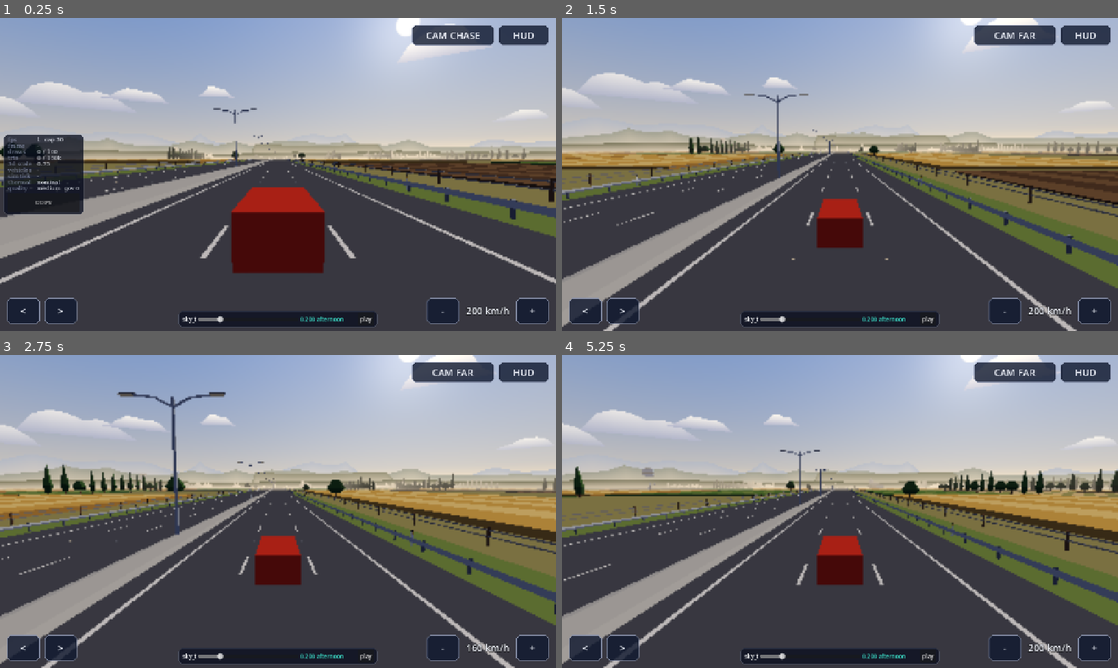
Above: before the commit, frames 1-4 (two rows, left to right).
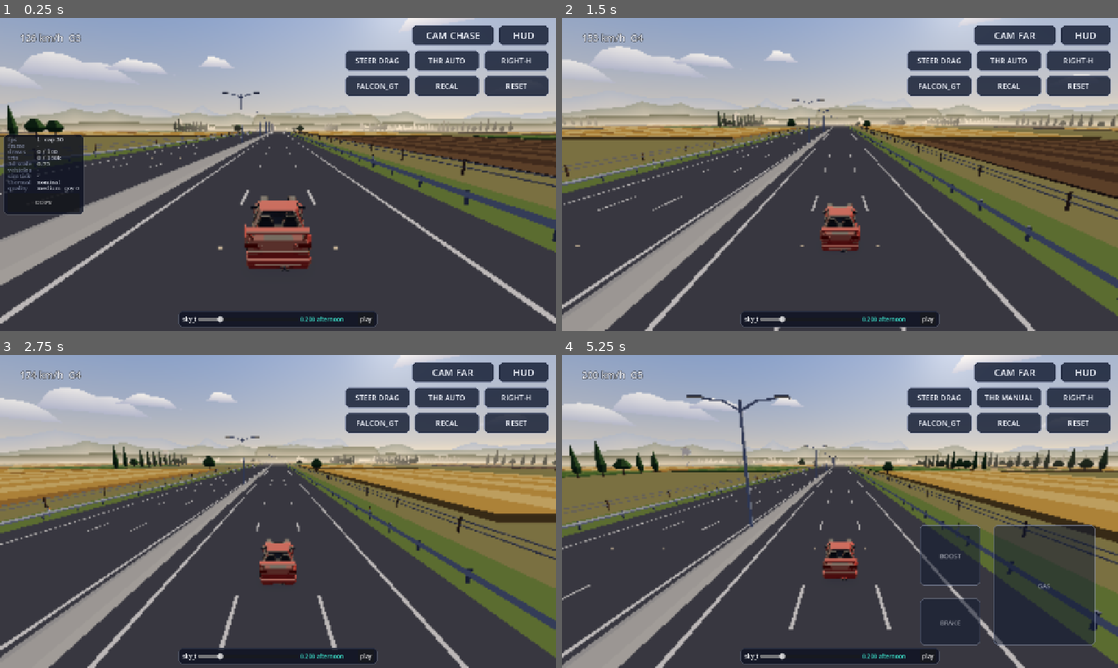
Above: after the commit, the same moments.

Repository: b3vet/westbound
Game: Godot game, scene res://src/dev/car_drive.tscn
Two runs of this game, one before a commit and one after it. Both use one fixed random seed, a clock stepped at 60 frames per second and the inputs below. Before the commit the project starts from res://src/dev/road_drive.tscn.
Inputs (mouse positions are in pixels of both pictures, inside the frame that each line leads up to):
- Up to frame 1 (0.25 s): no input
- Up to frame 2 (1.5 s): click "CAM CHASE" at 0.5 s; click "HUD" at 1.25 s
- Up to frame 3 (2.75 s): click (444, 649) at 2 s, where only the run before the commit has a clickable "-"
- Up to frame 4 (5.25 s): click (940, 398) at 2.75 s, where only the run after the commit has a clickable "STEER DRAG"; click (940, 398) at 3.5 s, where only the run after the commit has a clickable "STEER GYRO N/A"; click (1095, 649) at 4.25 s, where only the run before the commit has a clickable "+"; click (1006, 398) at 5 s, where only the run after the commit has a clickable "THR AUTO"

The runs differ from the first frame. In frame 1, 38% of the frame differs, in the area x 0-100%, y 0-98%; in frame 2, 41%; in frame 3, 41%, in the area x 0-100%, y 0-100%; in frame 4, 41%.

Commit message:
M2 build: physics car drive scene (car + input + overlay + camera rig); runner fails tests on engine errors
- src/dev/car_drive.tscn: PlayerCar driven by PlayerInput/PlayerController,
  ControlsOverlay, CameraRig, full world stack; dev buttons for camera, HUD,
  steering (drag/gyro, arms the web motion permission), throttle mode,
  mirror, car cycle, gyro recalibration, reset; rich DevStats for COPY
- main scene is the M2 drive scene; road_drive stays for soak runs
- DriveControls: generic per-corner button rows
- tests/run_all.gd: an OS logger fails any test that logs an engine error,
  push_error or script runtime error (they used to abort silently and pass);
  WBTest.expect_errors(n) for deliberate errors
- docs/playtests/M2.md checklist; plan status

Co-Authored-By: Claude Opus 5.5 <noreply@anthropic.com>
Claude-Session: https://claude.ai/code/session_01TcMqR19wW8umBNNS6QLcPv

Diff:
--- a/project.godot
+++ b/project.godot
@@ -7,7 +7,7 @@
 
 config/name="Westbound"
 config/description="Chase the sun. Cut through traffic."
-run/main_scene="res://src/dev/road_drive.tscn"
+run/main_scene="res://src/dev/car_drive.tscn"
 config/features=PackedStringArray("4.7", "Mobile")
 run/max_fps=60
 config/icon="res://icon.svg"
--- /dev/null
+++ b/src/dev/car_drive.gd
@@ -0,0 +1,249 @@
+extends Node3D
+## M2 integration scene: drive the real car (plan Phase 2, Gate M2; spec M2
+## "the drag and gyro layouts both feel precise on device"). Dev-only, replaced
+## by the real run loop in Phase 4.
+##
+## World stack as in the M1 drive scene (ProceduralRoadPath, FloatingOrigin,
+## RoadBuilder, Roadside, BiomeDirector, SkyRig) plus the physics PlayerCar driven
+## by PlayerInput through a PlayerController, the ControlsOverlay and the CameraRig.
+## No traffic, collisions or scoring yet: leaving the carriageway resets the car.
+##
+## Dev buttons (DriveControls), top-right: CAM, HUD; STEER (drag/gyro),
+## THROTTLE (auto/manual), MIRROR; CAR, RECAL (gyro neutral), RESET.
+## Keys: A/D steer, W gas (manual), S brake, Shift boost, C camera, backtick HUD.
+
+const CAR_PATHS: Array[String] = [
+	"res://data/cars/falcon_gt.tres",
+	"res://data/cars/night_viper.tres",
+	"res://data/cars/brute_v8.tres",
+]
+const START_LANE := 1
+const START_SPEED_KMH := 120.0
+## Dev scene sizes (canvas px).
+const LAYOUT_BUTTON := Vector2(150.0, 48.0)
+const CAM_BUTTON := Vector2(190.0, 48.0)
+const FORGET_EVERY_M := 500.0
+
+@export var run_seed: int = 20260928
+
+var _tuning: Tuning
+var _ctx: RunContext
+var _road: ProceduralRoadPath
+var _origin: FloatingOrigin
+var _director: BiomeDirector
+var _builder: RoadBuilder
+var _roadside: Roadside
+var _sky: SkyRig
+var _hub: PlayerInput
+var _rig: CameraRig
+var _car: PlayerCar
+var _controls: DriveControls
+var _car_index: int = 0
+var _params_cache: Dictionary = {}
+var _next_forget_s: float = 0.0
+var _resets: int = 0
+
+var _cam_button: Button
+var _steer_button: Button
+var _throttle_button: Button
+var _mirror_button: Button
+var _car_button: Button
+var _speed_label: Label
+
+
+func _ready() -> void:
+	# After the car (0), before the camera rig (100): follow the car's new position.
+	process_physics_priority = 50
+	_tuning = Tuning.load_default()
+	_ctx = RunContext.new(run_seed)
+	_road = ProceduralRoadPath.new(_ctx)
+
+	_origin = FloatingOrigin.new()
+	_origin.name = "FloatingOrigin"
+	add_child(_origin)
+	_origin.setup(_tuning.road.floating_origin_shift_km)
+
+	_director = BiomeDirector.new()
+	_director.name = "BiomeDirector"
+	add_child(_director)
+	_builder = RoadBuilder.new()
+	_builder.name = "RoadBuilder"
+	_builder.biome_director = _director
+	add_child(_builder)
+	_roadside = Roadside.new()
+	_roadside.name = "Roadside"
+	_roadside.biome_director = _director
+	add_child(_roadside)
+
+	_sky = $Sky
+	_hub = $PlayerInput
+	_rig = $CameraRig
+	_hub.camera_cycle_requested.connect(_rig.cycle_mode)
+	Events.camera_mode_changed.connect(func(_m: StringName) -> void: _refresh_buttons())
+	Events.settings_changed.connect(func(_k: StringName) -> void: _refresh_buttons())
+
+	_road.ensure_generated_to(_view_ahead(0.0))
+	var smp := _road.sample(0.0)
+	_origin.update_focus(smp.pos_x, smp.pos_y, smp.pos_z)
+	_director.setup(_ctx, _road, _origin)
+	_builder.setup(_ctx, _road, _origin)
+	_roadside.setup(_ctx, _road, _origin)
+	_sky.setup(_ctx, _road, _origin)
+	_builder.build_all_now(0.0)
+
+	_spawn_car(0, 0.0)
+	_build_controls()
+
+	if Game.can_change_to(Game.COUNTDOWN):
+		Game.change_state(Game.COUNTDOWN)
+	if Game.can_change_to(Game.RUNNING):
+		Game.change_state(Game.RUNNING)
+
+
+func _physics_process(_delta: float) -> void:
+	var st := _car.state
+	_road.ensure_generated_to(_view_ahead(st.s))
+	if st.s >= _next_forget_s:
+		_road.forget_before(st.s - _roadside.reach_behind_m() - _tuning.road.chunk_length_m)
+		_next_forget_s = st.s + FORGET_EVERY_M
+	var smp := _car.road_sample()
+	_origin.update_focus(smp.pos_x, smp.pos_y, smp.pos_z)
+	# No collisions until Phase 4: leaving the carriageway puts the car back.
+	if st.d < _road.median_barrier_d(st.s) or st.d > _road.guardrail_d(st.s):
+		_reset_car(st.v * 0.5)
+
+
+func _process(_delta: float) -> void:
+	var st := _car.state
+	_director.update_view(st.s)
+	_builder.update_view(st.s)
+	_roadside.update_view(st.s)
+	_sky.update_view(st.s)
+	var kmh := st.v * 3.6
+	DriveControls.set_text(_speed_label, "%d km/h  G%d" % [roundi(kmh), st.gear])
+	DevStats.report(&"car", _car.car.id)
+	DevStats.report(&"speed_kmh", roundi(kmh))
+	DevStats.report(&"gear", st.gear)
+	DevStats.report(&"rpm", roundi(st.rpm))
+	DevStats.report(&"s_m", roundi(st.s))
+	DevStats.report(&"d_m", snappedf(st.d, 0.01))
+	DevStats.report(&"lane", _road.lane_index_at(st.d, st.s))
+	DevStats.report(&"yaw_deg", snappedf(rad_to_deg(st.yaw), 0.1))
+	DevStats.report(&"lat_g", snappedf(st.accel_lat / 9.81, 0.01))
+	DevStats.report(&"in_steer", snappedf(_car.input.steer, 0.01))
+	DevStats.report(&"in_throttle", snappedf(_car.input.throttle, 0.01))
+	DevStats.report(&"in_brake", snappedf(_car.input.brake, 0.01))
+	DevStats.report(&"boost", snappedf(st.boost_meter, 0.01))
+	DevStats.report(&"layout", "%s/%s%s" % [_hub.effective_steering, _hub.throttle_mode,
+		" mirrored" if _hub.left_handed else ""])
+	DevStats.report(&"camera", _rig.mode)
+	DevStats.report(&"sky_t", snappedf(_sky.sky_t, 0.001))
+	DevStats.report(&"resets", _resets)
+	DevStats.report(&"seed", run_seed)
+
+
+## Snap hook (tools/snap.sh): --s=, --sky_t=, --car=0..2, --cam=, --speed_kmh=.
+func snap_setup(args: Dictionary) -> void:
+	if args.has("sky_t"):
+		_sky.sky_t = float(args["sky_t"])
+	if args.has("car"):
+		_car_index = int(args["car"]) % CAR_PATHS.size()
+	var s := float(args.get("s", 0.0))
+	var v := Units.kmh_to_mps(float(args.get("speed_kmh", START_SPEED_KMH)))
+	_road.ensure_generated_to(_view_ahead(s))
+	var smp := _road.sample(s)
+	_origin.update_focus(smp.pos_x, smp.pos_y, smp.pos_z)
+	_builder.build_all_now(s)
+	_spawn_car(_car_index, s, v)
+	if args.has("cam"):
+		_rig.set_mode(StringName(str(args["cam"])))
+	_rig.snap_to_target()
+
+
+func _spawn_car(index: int, s: float, v_mps: float = -1.0) -> void:
+	var car_def: CarDef = load(CAR_PATHS[index])
+	if not _params_cache.has(index):
+		_params_cache[index] = VehicleParams.build(_tuning, car_def)
+	if _car != null:
+		remove_child(_car)
+		_car.queue_free()
+	_car = (load("res://src/vehicle/player_car.tscn") as PackedScene).instantiate()
+	_car.name = "PlayerCar"
+	add_child(_car)
+	_car.setup(_ctx, _road, _origin, car_def, _params_cache[index])
+	_car.controller = PlayerController.new(_hub)
+	var v := v_mps if v_mps >= 0.0 else Units.kmh_to_mps(START_SPEED_KMH)
+	_car.place_at(s, _road.lane_center_d(START_LANE, s), v)
+	_rig.set_target(_car, _car.state, _car.params.top_speed_mps)
+	_rig.snap_to_target()
+
+
+func _reset_car(v_mps: float) -> void:
+	_resets += 1
+	var s := _car.state.s
+	var lane := clampi(_road.lane_index_at(_car.state.d, s), 0, _road.lane_count(s) - 1)
+	if lane < 0:
+		lane = START_LANE
+	_car.place_at(s, _road.lane_center_d(lane, s), maxf(v_mps, 0.0))
+	_rig.snap_to_target()
+
+
+func _view_ahead(s: float) -> float:
+	return s + _builder.view_distance_m() + _tuning.road.chunk_length_m * 2.0
+
+
+# ---------------------------------------------------------------- Dev buttons
+
+func _build_controls() -> void:
+	_controls = DriveControls.new()
+	_controls.name = "DriveControls"
+	var top_right := DriveControls.Corner.TOP_RIGHT
+	_cam_button = _controls.add_button(top_right, 0, "CAM", CAM_BUTTON, _hub.request_camera_cycle)
+	_controls.add_button(top_right, 0, "HUD", DriveControls.WIDE, Callable($DevHud, &"toggle"))
+	_steer_button = _controls.add_button(top_right, 1, "STEER", LAYOUT_BUTTON, _toggle_steering, true)
+	_throttle_button = _controls.add_button(top_right, 1, "THR", LAYOUT_BUTTON, _toggle_throttle, true)
+	_mirror_button = _controls.add_button(top_right, 1, "MIRROR", LAYOUT_BUTTON, _toggle_mirror, true)
+	_car_button = _controls.add_button(top_right, 2, "CAR", LAYOUT_BUTTON, _next_car, true)
+	_controls.add_button(top_right, 2, "RECAL", LAYOUT_BUTTON, _hub.recalibrate_gyro, true)
+	_controls.add_button(top_right, 2, "RESET", LAYOUT_BUTTON, func() -> void: _reset_car(_car.state.v), true)
+	_speed_label = _controls.add_label(DriveControls.Corner.TOP_LEFT, 0, 200.0)
+	add_child(_controls)
+	_refresh_buttons()
+
+
+func _toggle_steering() -> void:
+	var gyro: bool = Settings.get_value(&"steering_mode") != &"gyro"
+	Settings.set_value(&"steering_mode", &"gyro" if gyro else &"drag")
+	if gyro:
+		# Web: arms the one-shot motion-permission request on the next tap (iOS Safari).
+		_hub.gyro.source.activate()
+		_hub.recalibrate_gyro()
+
+
+func _toggle_throttle() -> void:
+	var manual: bool = Settings.get_value(&"throttle_mode") != &"manual"
+	Settings.set_value(&"throttle_mode", &"manual" if manual else &"auto")
+
+
+func _toggle_mirror() -> void:
+	Settings.set_value(&"left_handed", not bool(Settings.get_value(&"left_handed")))
+
+
+func _next_car() -> void:
+	_car_index = (_car_index + 1) % CAR_PATHS.size()
+	var st := _car.state
+	_spawn_car(_car_index, st.s, st.v)
+	_refresh_buttons()
+
+
+func _refresh_buttons() -> void:
+	if _controls == null:
+		return
+	DriveControls.set_text(_cam_button, "CAM %s" % String(_rig.mode).to_upper())
+	var steering := String(_hub.effective_steering).to_upper()
+	if Settings.get_value(&"steering_mode") == &"gyro" and _hub.effective_steering != &"gyro":
+		steering = "GYRO N/A"
+	DriveControls.set_text(_steer_button, "STEER %s" % steering)
+	DriveControls.set_text(_throttle_button, "THR %s" % String(Settings.get_value(&"throttle_mode")).to_upper())
+	DriveControls.set_text(_mirror_button, "LEFT-H" if Settings.get_value(&"left_handed") else "RIGHT-H")
+	DriveControls.set_text(_car_button, String(_car.car.id).to_upper() if _car != null else "CAR")
--- /dev/null
+++ b/src/dev/car_drive.tscn
@@ -0,0 +1,29 @@
+[gd_scene load_steps=8 format=3]
+
+[ext_resource type="Script" path="res://src/dev/car_drive.gd" id="1_drive"]
+[ext_resource type="PackedScene" path="res://src/ui/dev_hud.tscn" id="2_hud"]
+[ext_resource type="PackedScene" path="res://src/sun/sky.tscn" id="3_sky"]
+[ext_resource type="PackedScene" path="res://src/sun/dev/sky_t_slider.tscn" id="4_slider"]
+[ext_resource type="Script" path="res://src/input/player_input.gd" id="5_hub"]
+[ext_resource type="PackedScene" path="res://src/ui/controls_overlay.tscn" id="6_overlay"]
+[ext_resource type="PackedScene" path="res://src/camera/camera_rig.tscn" id="7_rig"]
+
+[node name="CarDrive" type="Node3D"]
+script = ExtResource("1_drive")
+
+[node name="Sky" parent="." instance=ExtResource("3_sky")]
+
+[node name="PlayerInput" type="Node" parent="."]
+script = ExtResource("5_hub")
+
+[node name="CameraRig" parent="." instance=ExtResource("7_rig")]
+
+[node name="Overlay" type="CanvasLayer" parent="."]
+layer = 10
+
+[node name="ControlsOverlay" parent="Overlay" instance=ExtResource("6_overlay")]
+
+[node name="DevHud" parent="." instance=ExtResource("2_hud")]
+
+[node name="SkyTSlider" parent="." instance=ExtResource("4_slider")]
+sky_path = NodePath("../Sky")
--- a/src/dev/drive_controls.gd
+++ b/src/dev/drive_controls.gd
@@ -2,102 +2,98 @@
 extends CanvasLayer
 ## Visible touch buttons for the dev drive scenes (M1 playtest feedback: tap
 ## zones were hard to find, three-finger taps don't reach the web build).
-## Dev-only; the real controls overlay (WP2.2) replaces the driving buttons.
-##
-## Layout (safe-area aware): lane < > bottom-left, speed - + bottom-right,
-## CAM and HUD top-right. Faceted panels per the design system (chamfered
-## StyleBoxFlat, thin edge), no animation when idle.
+## Dev-only: scenes add the buttons they need per corner with `add_button()`;
+## rows stack inward from each corner inside the display safe area.
+## Faceted panels per the design system (chamfered StyleBoxFlat, thin edge),
+## no animation when idle.
 
-signal lane_left
-signal lane_right
-signal speed_down
-signal speed_up
-signal camera_cycle
-signal hud_toggle
+enum Corner { TOP_LEFT, TOP_RIGHT, BOTTOM_LEFT, BOTTOM_RIGHT }
 
 ## Design-system values (spec UI → Design system). Dev scene, not tuning.
 const PANEL := Color(0.067, 0.102, 0.188, 0.82)
 const EDGE := Color(0.54, 0.576, 0.678, 0.9)
 const TEXT := Color(0.957, 0.969, 1.0)
 const BEVEL_PX := 7
-const BUTTON_SIZE := Vector2(76.0, 60.0)
-const WIDE_SIZE := Vector2(116.0, 48.0)
-## Fits "CAM OVERHEAD", the longest mode label, so the row never resizes.
-const CAM_SIZE := Vector2(190.0, 48.0)
+const SQUARE := Vector2(76.0, 60.0)
+const WIDE := Vector2(116.0, 48.0)
 const MARGIN_PX := 16.0
 const GAP_PX := 10.0
 const FONT_SIZE := 22
+const SMALL_FONT_SIZE := 17
 
-var _speed_label: Label
-var _cam_button: Button
 var _root: Control
+## Rows keyed by corner * 16 + row (row 0 = nearest the corner edge).
+var _rows: Dictionary = {}
 
 
-func _ready() -> void:
+func _init() -> void:
 	layer = 50
 	_root = Control.new()
 	_root.set_anchors_preset(Control.PRESET_FULL_RECT)
 	_root.mouse_filter = Control.MOUSE_FILTER_IGNORE
 	add_child(_root)
 
-	var bottom_left := _row(Control.PRESET_BOTTOM_LEFT)
-	_add(bottom_left, "<", BUTTON_SIZE, lane_left.emit)
-	_add(bottom_left, ">", BUTTON_SIZE, lane_right.emit)
 
-	var bottom_right := _row(Control.PRESET_BOTTOM_RIGHT)
-	_add(bottom_right, "-", BUTTON_SIZE, speed_down.emit)
-	_speed_label = Label.new()
-	_speed_label.custom_minimum_size = Vector2(110.0, BUTTON_SIZE.y)
-	_speed_label.horizontal_alignment = HORIZONTAL_ALIGNMENT_CENTER
-	_speed_label.vertical_alignment = VERTICAL_ALIGNMENT_CENTER
-	_speed_label.add_theme_font_size_override(&"font_size", FONT_SIZE)
-	_speed_label.add_theme_color_override(&"font_color", TEXT)
-	_speed_label.add_theme_color_override(&"font_outline_color", Color.BLACK)
-	_speed_label.add_theme_constant_override(&"outline_size", 4)
-	bottom_right.add_child(_speed_label)
-	_add(bottom_right, "+", BUTTON_SIZE, speed_up.emit)
-
-	var top_right := _row(Control.PRESET_TOP_RIGHT)
-	_cam_button = _add(top_right, "CAM", CAM_SIZE, camera_cycle.emit)
-	_add(top_right, "HUD", WIDE_SIZE, hud_toggle.emit)
-
+func _ready() -> void:
 	get_viewport().size_changed.connect(_layout)
-	_layout()
+	_layout.call_deferred()
 
 
-func set_speed_text(text: String) -> void:
-	if _speed_label.text != text:
-		_speed_label.text = text
-
-
-func set_camera_text(mode: String) -> void:
-	var text := "CAM %s" % mode.to_upper()
-	if _cam_button.text != text:
-		_cam_button.text = text
-
-
-func _row(preset: Control.LayoutPreset) -> HBoxContainer:
-	var row := HBoxContainer.new()
-	row.add_theme_constant_override(&"separation", int(GAP_PX))
-	row.mouse_filter = Control.MOUSE_FILTER_IGNORE
-	row.set_meta(&"preset", preset)
-	_root.add_child(row)
-	return row
-
-
-func _add(row: HBoxContainer, text: String, size: Vector2, on_press: Callable) -> Button:
+## Adds a button to `row` of `corner` (a Corner value) (0 = at the corner, 1 = the next row inward).
+func add_button(corner: int, row: int, text: String, size: Vector2, on_press: Callable,
+		small: bool = false) -> Button:
 	var b := Button.new()
 	b.text = text
 	b.custom_minimum_size = size
 	b.focus_mode = Control.FOCUS_NONE
-	b.add_theme_font_size_override(&"font_size", FONT_SIZE)
+	b.clip_text = true
+	b.add_theme_font_size_override(&"font_size", SMALL_FONT_SIZE if small else FONT_SIZE)
 	for state: StringName in [&"normal", &"hover", &"pressed", &"disabled", &"focus"]:
 		b.add_theme_stylebox_override(state, _style(state == &"pressed"))
 	for col: StringName in [&"font_color", &"font_hover_color", &"font_pressed_color", &"font_focus_color"]:
 		b.add_theme_color_override(col, TEXT)
 	b.pressed.connect(on_press)
-	row.add_child(b)
+	_row(corner, row).add_child(b)
+	if is_inside_tree():
+		_layout.call_deferred()
 	return b
+
+
+## Adds a read-only label to a row (e.g. the speed readout).
+func add_label(corner: int, row: int, min_width: float) -> Label:
+	var l := Label.new()
+	l.custom_minimum_size = Vector2(min_width, SQUARE.y)
+	l.horizontal_alignment = HORIZONTAL_ALIGNMENT_CENTER
+	l.vertical_alignment = VERTICAL_ALIGNMENT_CENTER
+	l.add_theme_font_size_override(&"font_size", FONT_SIZE)
+	l.add_theme_color_override(&"font_color", TEXT)
+	l.add_theme_color_override(&"font_outline_color", Color.BLACK)
+	l.add_theme_constant_override(&"outline_size", 4)
+	_row(corner, row).add_child(l)
+	if is_inside_tree():
+		_layout.call_deferred()
+	return l
+
+
+## Set a button's or label's text only when it changed (HUD update rule).
+static func set_text(control: Control, text: String) -> void:
+	if control is Button and (control as Button).text != text:
+		(control as Button).text = text
+	elif control is Label and (control as Label).text != text:
+		(control as Label).text = text
+
+
+func _row(corner: int, row: int) -> HBoxContainer:
+	var key := corner * 16 + row
+	if _rows.has(key):
+		return _rows[key]
+	var box := HBoxContainer.new()
+	box.add_theme_constant_override(&"separation", int(GAP_PX))
+	box.mouse_filter = Control.MOUSE_FILTER_IGNORE
+	box.set_meta(&"corner", corner)
+	_root.add_child(box)
+	_rows[key] = box
+	return box
 
 
 func _style(pressed: bool) -> StyleBoxFlat:
@@ -110,7 +106,7 @@
 	return s
 
 
-## Place each row in its corner inside the display safe area.
+## Place each row in its corner inside the display safe area, stacking inward.
 func _layout() -> void:
 	var vp := get_viewport().get_visible_rect().size
 	var safe := Rect2(Vector2.ZERO, vp)
@@ -119,14 +115,20 @@
 	if screen_safe.size.x > 0 and win.x > 0:
 		var k := vp / Vector2(win)
 		safe = Rect2(Vector2(screen_safe.position) * k, Vector2(screen_safe.size) * k)
-	for row: HBoxContainer in _root.get_children().filter(func(c: Node) -> bool: return c is HBoxContainer):
-		row.reset_size()
-		var sz := row.get_combined_minimum_size()
-		var preset: int = row.get_meta(&"preset")
+	var stacked_by_corner := {}
+	var keys := _rows.keys()
+	keys.sort()
+	for key: int in keys:
+		var box: HBoxContainer = _rows[key]
+		box.reset_size()
+		var sz := box.get_combined_minimum_size()
+		var corner: int = box.get_meta(&"corner")
+		var stacked: float = stacked_by_corner.get(corner, 0.0)
 		var x := safe.position.x + MARGIN_PX
-		var y := safe.position.y + MARGIN_PX
-		if preset == Control.PRESET_BOTTOM_RIGHT or preset == Control.PRESET_TOP_RIGHT:
+		if corner == Corner.TOP_RIGHT or corner == Corner.BOTTOM_RIGHT:
 			x = safe.end.x - MARGIN_PX - sz.x
-		if preset == Control.PRESET_BOTTOM_LEFT or preset == Control.PRESET_BOTTOM_RIGHT:
-			y = safe.end.y - MARGIN_PX - sz.y
-		row.position = Vector2(x, y)
+		var y := safe.position.y + MARGIN_PX + stacked
+		if corner == Corner.BOTTOM_LEFT or corner == Corner.BOTTOM_RIGHT:
+			y = safe.end.y - MARGIN_PX - stacked - sz.y
+		box.position = Vector2(x, y)
+		stacked_by_corner[corner] = stacked + sz.y + GAP_PX
--- a/src/dev/road_drive.gd
+++ b/src/dev/road_drive.gd
@@ -25,6 +25,8 @@
 const SPEEDS_KMH: Array[float] = [100.0, 160.0, 200.0, 250.0, 280.0]
 const CAR_SIZE := Vector3(1.9, 1.3, 4.5)
 const LANE_CHANGE_S := 1.0
+## Fits "CAM CHASE" and the other mode labels so the row never resizes.
+const CAM_BUTTON_SIZE := Vector2(190.0, 48.0)
 
 @export var run_seed: int = 20260928
 @export var start_speed_index: int = 2
@@ -39,6 +41,8 @@
 var _roadside: Roadside
 var _sky: SkyRig
 var _controls: DriveControls
+var _speed_label: Label
+var _cam_button: Button
 var _camera: Camera3D
 var _car: MeshInstance3D
 var _shadow: BlobShadow
@@ -84,13 +88,14 @@
 	_sky = $Sky
 	_controls = DriveControls.new()
 	_controls.name = "DriveControls"
+	_controls.add_button(DriveControls.Corner.BOTTOM_LEFT, 0, "<", DriveControls.SQUARE, _change_lane.bind(-1))
+	_controls.add_button(DriveControls.Corner.BOTTOM_LEFT, 0, ">", DriveControls.SQUARE, _change_lane.bind(1))
+	_controls.add_button(DriveControls.Corner.BOTTOM_RIGHT, 0, "-", DriveControls.SQUARE, _change_speed.bind(-1))
+	_speed_label = _controls.add_label(DriveControls.Corner.BOTTOM_RIGHT, 0, 110.0)
+	_controls.add_button(DriveControls.Corner.BOTTOM_RIGHT, 0, "+", DriveControls.SQUARE, _change_speed.bind(1))
+	_cam_button = _controls.add_button(DriveControls.Corner.TOP_RIGHT, 0, "CAM", CAM_BUTTON_SIZE, _cycle_camera)
+	_controls.add_button(DriveControls.Corner.TOP_RIGHT, 0, "HUD", DriveControls.WIDE, Callable($DevHud, &"toggle"))
 	add_child(_controls)
-	_controls.lane_left.connect(_change_lane.bind(-1))
-	_controls.lane_right.connect(_change_lane.bind(1))
-	_controls.speed_down.connect(_change_speed.bind(-1))
-	_controls.speed_up.connect(_change_speed.bind(1))
-	_controls.camera_cycle.connect(_cycle_camera)
-	_controls.hud_toggle.connect(Callable($DevHud, &"toggle"))
 	_camera = $Camera3D
 	_car = _make_car()
 	add_child(_car)
@@ -213,8 +218,8 @@
 
 
 func _refresh_controls() -> void:
-	_controls.set_speed_text("%d km/h" % int(SPEEDS_KMH[_speed_index]))
-	_controls.set_camera_text(String(CAMERAS[_cam_index]))
+	DriveControls.set_text(_speed_label, "%d km/h" % int(SPEEDS_KMH[_speed_index]))
+	DriveControls.set_text(_cam_button, "CAM %s" % String(CAMERAS[_cam_index]).to_upper())
 
 
 func _view_ahead() -> float:
--- a/tests/lib/wb_test.gd
+++ b/tests/lib/wb_test.gd
@@ -14,6 +14,7 @@
 var tree: SceneTree
 
 var _failures: PackedStringArray = []
+var _expected_errors: int = 0
 
 
 # ---------------------------------------------------------------- Lifecycle hooks
@@ -119,7 +120,19 @@
 	return true
 
 
+## Declare that the current test deliberately triggers `count` engine errors
+## (push_error, script errors). Otherwise any logged error fails the test.
+func expect_errors(count: int) -> void:
+	_expected_errors += count
+
+
 # ---------------------------------------------------------------- Runner interface
+
+func _take_expected_errors() -> int:
+	var n := _expected_errors
+	_expected_errors = 0
+	return n
+
 
 func _take_failures() -> PackedStringArray:
 	var out := _failures
--- a/tests/run_all.gd
+++ b/tests/run_all.gd
@@ -10,11 +10,37 @@
 ## Equivalent raw call (after `godot --headless --import`):
 ##   godot --headless --script res://tests/run_all.gd -- [args]
 ## Exits non-zero if any test fails or any test script fails to load.
+## Any engine error, push_error() or script runtime error logged while a test runs
+## fails that test (a runtime error aborts the method silently otherwise). Tests
+## that deliberately trigger an error call `expect_errors(n)` first.
 
 const TEST_ROOT := "res://tests"
 const SKIP_DIRS := ["lib", "out", "baselines", "fixtures"]
 const SLOW_FAST_TEST_S := 5.0
 
+## Captures errors logged through the engine (OS.add_logger) while tests run.
+class ErrorCapture extends Logger:
+	var _mutex := Mutex.new()
+	var _messages := PackedStringArray()
+
+	func _log_error(function: String, file: String, line: int, code: String, rationale: String,
+			_editor_notify: bool, error_type: int, _script_backtraces: Array[ScriptBacktrace]) -> void:
+		if error_type == ERROR_TYPE_WARNING:
+			return
+		var text := rationale if not rationale.is_empty() else code
+		_mutex.lock()
+		_messages.append("%s (%s:%d %s)" % [text, file.get_file(), line, function])
+		_mutex.unlock()
+
+	func take() -> PackedStringArray:
+		_mutex.lock()
+		var out := _messages
+		_messages = PackedStringArray()
+		_mutex.unlock()
+		return out
+
+
+var _errors := ErrorCapture.new()
 var _tier := "fast"
 var _filter := ""
 var _list_only := false
@@ -52,6 +78,7 @@
 
 
 func _run() -> void:
+	OS.add_logger(_errors)
 	var prefixes := _prefixes()
 	var scripts := PackedStringArray()
 	_discover(TEST_ROOT, scripts)
@@ -83,15 +110,28 @@
 			for m in methods:
 				print("    %s" % m)
 			continue
+		_errors.take()
 		await suite.before_all()
 		suite._take_failures()
+		for e in _errors.take():
+			failed += 1
+			failures.append("%s::before_all: engine error: %s" % [path, e])
+			print("    ERROR in before_all: %s" % e)
 		for m in methods:
+			_errors.take()
 			await suite.before_each()
 			var t0 := Time.get_ticks_usec()
 			await suite.call(m)
 			var dt_s := (Time.get_ticks_usec() - t0) / 1_000_000.0
 			await suite.after_each()
 			var errs: PackedStringArray = suite._take_failures()
+			var logged := _errors.take()
+			var allowed: int = suite._take_expected_errors()
+			if logged.size() > allowed:
+				for e in logged:
+					errs.append("engine error: %s" % e)
+			elif logged.size() < allowed:
+				errs.append("expected %d engine error(s), got %d" % [allowed, logged.size()])
 			var timing := "%.2fs" % dt_s
 			if m.begins_with("test_") and dt_s > SLOW_FAST_TEST_S:
 				timing += " SLOW (fast tier budget %.0fs)" % SLOW_FAST_TEST_S
--- /dev/null
+++ b/tests/unit/test_car_drive.gd
@@ -0,0 +1,28 @@
+extends WBTest
+## M2 integration scene smoke test: the physics car drives itself forward on auto
+## throttle through the full world stack, and the camera follows.
+
+var _scene: Node3D
+
+
+func after_each() -> void:
+	if _scene != null:
+		_scene.queue_free()
+		await tree.process_frame
+		_scene = null
+
+
+func test_car_accelerates_and_camera_follows() -> void:
+	_scene = (load("res://src/dev/car_drive.tscn") as PackedScene).instantiate()
+	tree.root.add_child(_scene)
+	await tree.process_frame
+	var car: PlayerCar = _scene.get_node("PlayerCar")
+	var s0 := car.state.s
+	var v0 := car.state.v
+	for i in 120:
+		await tree.physics_frame
+	gt(car.state.s - s0, 10.0, "car moved forward")
+	gt(car.state.v, v0, "auto throttle accelerates")
+	var rig: CameraRig = _scene.get_node("CameraRig")
+	lt(rig.camera().global_position.distance_to(car.global_position), 40.0, "camera near the car")
+	gt(_scene.get_node("RoadBuilder").active_chunk_count(), 0, "road is built")
Not shown, added: src/dev/car_drive.gd.uid
Not shown, added: tests/unit/test_car_drive.gd.uid
Not shown, changed: CLAUDE.md
Not shown, changed: docs/IMPLEMENTATION_PLAN.md
Not shown, added: docs/playtests/M2.md
